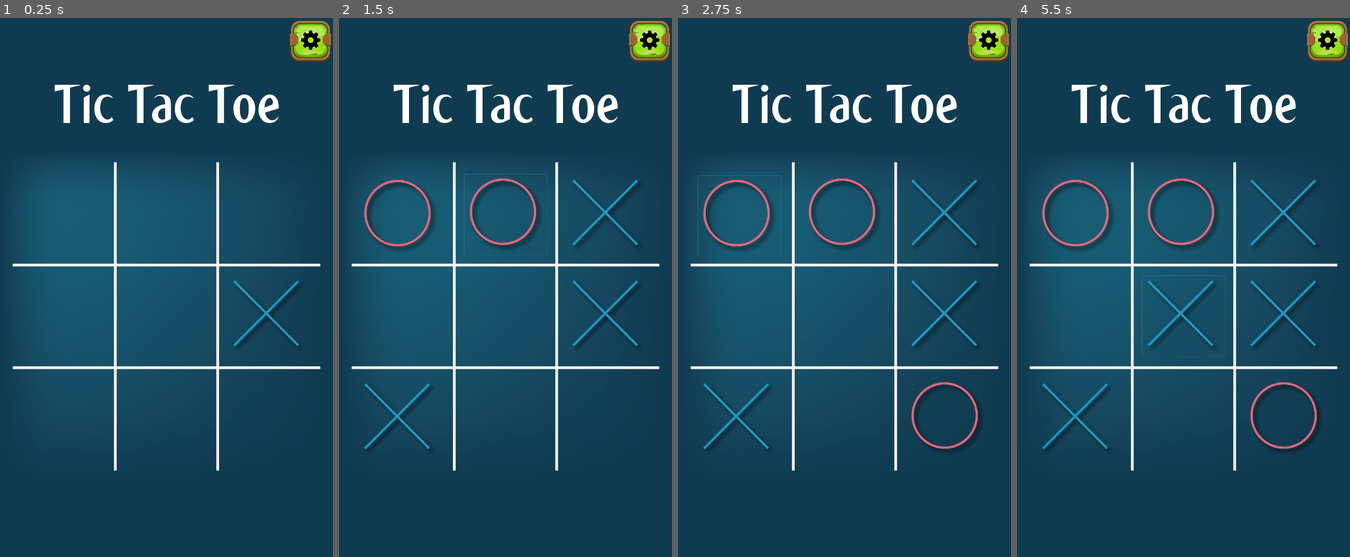
Above: before the commit, frames 1-4 (left to right).
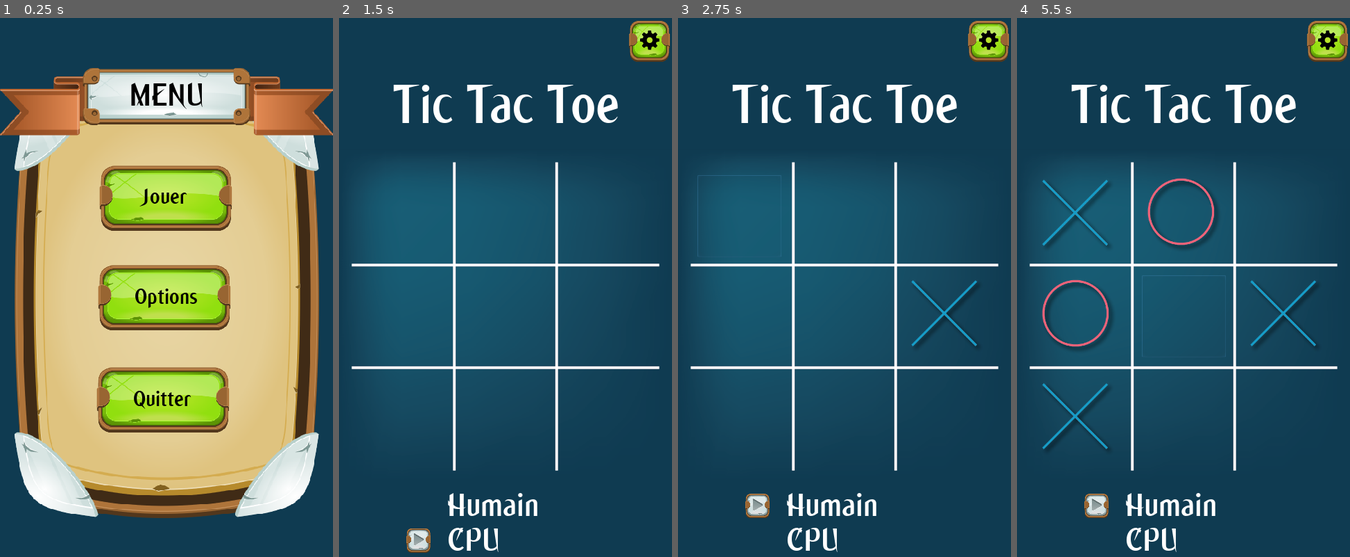
Above: after the commit, the same moments.

Repository: maximemousserin/TicTacToe
Game: Godot game, scene res://root.tscn
The game is run twice, just before and just after one commit, with the same random seed, the same clock (stepped at 60 frames per second) and the same inputs. Before the commit the project starts from res://main.tscn.
Inputs (mouse positions are in pixels of both pictures, inside the frame that each line leads up to):
- Up to frame 1 (0.25 s): no input
- Up to frame 2 (1.5 s): click (398, 217) at 0.52 s; click (505, 217) at 1.27 s
- Up to frame 3 (2.75 s): click (737, 217) at 2 s
- Up to frame 4 (5.5 s): click (1183, 217) at 2.75 s; click (1286, 217) at 3.5 s; click (1076, 314) at 4.25 s; click (1183, 314) at 5 s

The runs differ from the first frame. In frame 1, 74% of the frame differs, in the area x 0-100%, y 0-93%; in frame 2, 3.4%; in frame 3, 3.4%; in frame 4, 3.7%.

Commit message:
modifs

Diff:
--- a/main.gd
+++ /dev/null
@@ -1,119 +0,0 @@
-extends Node
-
-const Globals = preload("res://scripts/globals.gd")
-const Players = Globals.Players
-
-var MinMaxAlgo = preload("res://scripts/minMaxAlgo.gd")
-var RandomAlgo = preload("res://scripts/minMaxAlgo.gd")
-var currentAlgo = RandomAlgo.new()
-
-var humanTurn = false
-var rng = RandomNumberGenerator.new()
-
-var currentPlay = 0
-var currentPlayer = Players.X
-
-func _ready():
-	print("going ready...")
-	initSignals()
-	var cases = get_node("Board/cases").get_children()
-	for case in cases:
-		case.connect("pressed", self, "_on_case_pressed", [case])
-	newGame()
-
-func initSignals() -> void:
-	get_node("UI/btn_menu").connect("pressed", self, "_on_btn_menu_pressed")
-
-func newGame() -> void:
-	rng.randomize()
-	var rdmn = rng.randi_range(0, 1)
-	humanTurn = (rdmn == 1)
-	currentPlay = 0
-	currentPlayer = Players.X
-	enabledBoard()
-	if humanTurn == false:
-		cpuPlay()
-
-func enabledBoard() -> void:
-	var cases = get_node("Board/cases").get_children()
-	for case in cases:
-		case.reset()
-
-func _on_case_pressed(case) -> void:
-	if humanTurn == true:
-		print(case.label + ": pressed")
-		if currentPlay < 9:
-			playMove(case)
-			humanTurn = false
-			cpuPlay()
-	gameStatus()
-
-func cpuPlay() -> void:
-	var cases = get_node("Board/cases").get_children()
-	var cases_null = []
-	for case in cases:
-		if case.player == null:
-			cases_null.append(case)
-	var caseCpu = currentAlgo.findBestMove(cases_null)
-	playMove(caseCpu)
-	humanTurn = true
-
-func playMove(case) -> void:
-	if case.player == null:
-		case.setPlayer(currentPlayer)
-		if currentPlayer == Players.X:
-			currentPlayer = Players.O
-		else:
-			currentPlayer = Players.X
-		currentPlay += 1
-
-func gameStatus() -> void:
-	var winner = getWinner()
-	if winner == Players.X:
-		currentPlay = 9
-		print("Winner: X !")
-	elif winner == Players.O:
-		currentPlay = 9
-		print("Winner: O !")
-	elif currentPlay > 8:
-		print("Draw !")
-	else:
-		print("Game is not over")
-
-func getWinner():
-	var cases = get_node("Board/cases")
-	# horizontales
-	if ( cases.get_node("case01").player == cases.get_node("case02").player
-	&& cases.get_node("case02").player == cases.get_node("case03").player ):
-		return cases.get_node("case01").player
-	if ( cases.get_node("case04").player == cases.get_node("case05").player
-	&& cases.get_node("case05").player == cases.get_node("case06").player ):
-		return cases.get_node("case04").player
-	if ( cases.get_node("case07").player == cases.get_node("case08").player
-	&& cases.get_node("case08").player == cases.get_node("case09").player ):
-		return cases.get_node("case07").player
-
-	# verticales
-	if ( cases.get_node("case01").player == cases.get_node("case04").player
-	&& cases.get_node("case04").player == cases.get_node("case07").player ):
-		return cases.get_node("case01").player
-	if ( cases.get_node("case02").player == cases.get_node("case05").player
-	&& cases.get_node("case05").player == cases.get_node("case08").player ):
-		return cases.get_node("case02").player
-	if ( cases.get_node("case03").player == cases.get_node("case06").player
-	&& cases.get_node("case06").player == cases.get_node("case09").player ):
-		return cases.get_node("case03").player
-
-	# diagonales
-	if ( cases.get_node("case01").player == cases.get_node("case05").player
-	&& cases.get_node("case05").player == cases.get_node("case09").player ):
-		return cases.get_node("case01").player
-	if ( cases.get_node("case03").player == cases.get_node("case05").player
-	&& cases.get_node("case05").player == cases.get_node("case07").player ):
-		return cases.get_node("case03").player
-
-	return null
-
-func _on_btn_menu_pressed() -> void:
-	get_tree().get_current_scene().queue_free()
-	get_tree().change_scene("res://scenes/menu.tscn")
--- a/main.tscn
+++ /dev/null
@@ -1,114 +0,0 @@
-[gd_scene load_steps=7 format=2]
-
-[ext_resource path="res://main.gd" type="Script" id=1]
-[ext_resource path="res://assets/images/background.png" type="Texture" id=2]
-[ext_resource path="res://widgets/case.tscn" type="PackedScene" id=3]
-[ext_resource path="res://UI/btn_menu.tscn" type="PackedScene" id=4]
-[ext_resource path="res://assets/fonts/MING.ttf" type="DynamicFontData" id=5]
-
-[sub_resource type="DynamicFont" id=1]
-size = 80
-font_data = ExtResource( 5 )
-
-[node name="Main" type="Node"]
-script = ExtResource( 1 )
-
-[node name="Board" type="Node" parent="."]
-editor/display_folded = true
-
-[node name="background" type="Sprite" parent="Board"]
-position = Vector2( 0, 189.061 )
-scale = Vector2( 0.8, 0.8 )
-texture = ExtResource( 2 )
-centered = false
-
-[node name="cases" type="Node" parent="Board"]
-
-[node name="case01" parent="Board/cases" instance=ExtResource( 3 )]
-margin_left = 28.0
-margin_top = 225.791
-margin_right = 230.0
-margin_bottom = 421.791
-rect_scale = Vector2( 0.6, 0.6 )
-label = "case01"
-
-[node name="case02" parent="Board/cases" instance=ExtResource( 3 )]
-margin_left = 180.0
-margin_top = 224.152
-margin_right = 382.0
-margin_bottom = 420.152
-rect_scale = Vector2( 0.6, 0.6 )
-label = "case02"
-
-[node name="case03" parent="Board/cases" instance=ExtResource( 3 )]
-margin_left = 328.0
-margin_top = 224.512
-margin_right = 530.0
-margin_bottom = 420.512
-rect_scale = Vector2( 0.6, 0.6 )
-label = "case03"
-
-[node name="case04" parent="Board/cases" instance=ExtResource( 3 )]
-margin_left = 28.0
-margin_top = 369.991
-margin_right = 230.0
-margin_bottom = 565.991
-rect_scale = Vector2( 0.6, 0.6 )
-label = "case04"
-
-[node name="case05" parent="Board/cases" instance=ExtResource( 3 )]
-margin_left = 180.0
-margin_top = 370.27
-margin_right = 382.0
-margin_bottom = 566.27
-rect_scale = Vector2( 0.6, 0.6 )
-label = "case05"
-
-[node name="case06" parent="Board/cases" instance=ExtResource( 3 )]
-margin_left = 328.0
-margin_top = 370.189
-margin_right = 530.0
-margin_bottom = 566.189
-rect_scale = Vector2( 0.6, 0.6 )
-label = "case06"
-
-[node name="case07" parent="Board/cases" instance=ExtResource( 3 )]
-margin_left = 28.0
-margin_top = 518.272
-margin_right = 230.0
-margin_bottom = 714.272
-rect_scale = Vector2( 0.6, 0.6 )
-label = "case07"
-
-[node name="case08" parent="Board/cases" instance=ExtResource( 3 )]
-margin_left = 180.0
-margin_top = 516.83
-margin_right = 382.0
-margin_bottom = 712.83
-rect_scale = Vector2( 0.6, 0.6 )
-label = "case08"
-
-[node name="case09" parent="Board/cases" instance=ExtResource( 3 )]
-margin_left = 328.0
-margin_top = 516.83
-margin_right = 530.0
-margin_bottom = 712.83
-rect_scale = Vector2( 0.6, 0.6 )
-label = "case09"
-
-[node name="UI" type="Node" parent="."]
-
-[node name="btn_menu" parent="UI" instance=ExtResource( 4 )]
-margin_left = 417.678
-margin_top = 3.61013
-margin_right = 84.6785
-margin_bottom = -648.39
-rect_scale = Vector2( 0.4, 0.4 )
-
-[node name="titre" type="Label" parent="UI"]
-margin_left = 78.4985
-margin_top = 74.7335
-margin_right = 413.499
-margin_bottom = 174.733
-custom_fonts/font = SubResource( 1 )
-text = "Tic Tac Toe"
--- a/project.godot
+++ b/project.godot
@@ -16,7 +16,8 @@
 [application]
 
 config/name="TicTacToe"
-run/main_scene="res://main.tscn"
+run/main_scene="res://root.tscn"
+run/low_processor_mode=true
 boot_splash/bg_color=Color( 0.0627451, 0.235294, 0.321569, 1 )
 config/icon="res://assets/images/background.png"
 
--- /dev/null
+++ b/root.gd
@@ -0,0 +1,4 @@
+extends Node
+
+func _ready() -> void:
+	get_tree().change_scene("res://scenes/menu.tscn")
--- /dev/null
+++ b/root.tscn
@@ -0,0 +1,6 @@
+[gd_scene load_steps=2 format=2]
+
+[ext_resource path="res://root.gd" type="Script" id=1]
+
+[node name="root" type="Node"]
+script = ExtResource( 1 )
--- /dev/null
+++ b/scenes/game.gd
@@ -0,0 +1,143 @@
+extends Node
+
+const Globals = preload("res://scripts/globals.gd")
+const Players = Globals.Players
+
+var GameResult = preload("res://scenes/game_result.tscn")
+var game_result = GameResult.instance()
+
+var MinMaxAlgo = preload("res://scripts/minMaxAlgo.gd")
+var RandomAlgo = preload("res://scripts/minMaxAlgo.gd")
+var currentAlgo = RandomAlgo.new()
+
+var humanTurn = false
+var rng = RandomNumberGenerator.new()
+
+var player_name
+var cpu_name
+
+var currentPlay = 0
+var currentPlayer = Players.X
+
+func _ready():
+	print("going ready...")
+	player_name = get_node("UI/player_name")
+	cpu_name = get_node("UI/cpu_name")
+	initSignals()
+	var cases = get_node("Board/cases").get_children()
+	for case in cases:
+		case.connect("pressed", self, "_on_case_pressed", [case])
+	newGame()
+
+func initSignals() -> void:
+	get_node("UI/btn_menu").connect("pressed", self, "_on_btn_menu_pressed")
+
+func newGame() -> void:
+	rng.randomize()
+	var rdmn = rng.randi_range(0, 1)
+	humanTurn = (rdmn == 1)
+	currentPlay = 0
+	currentPlayer = Players.X
+	enabledBoard()
+	if humanTurn == false:
+		cpuPlay()
+
+func updatePlayersNameIndicator() -> void:
+	if humanTurn == true:
+		player_name.showSprite()
+		cpu_name.hideSprite()
+	else:
+		player_name.hideSprite()
+		cpu_name.showSprite()
+
+func enabledBoard() -> void:
+	updatePlayersNameIndicator()
+	var cases = get_node("Board/cases").get_children()
+	for case in cases:
+		case.reset()
+
+func _on_case_pressed(case) -> void:
+	if humanTurn == true:
+		print(case.label + ": pressed")
+		if currentPlay < 9:
+			playMove(case)
+			humanTurn = false
+			updatePlayersNameIndicator()
+			cpuPlay()
+
+func cpuPlay() -> void:
+	if currentPlay < 9:
+		yield(get_tree().create_timer(1.0), "timeout")
+		var cases = get_node("Board/cases").get_children()
+		var cases_null = []
+		for case in cases:
+			if case.player == null:
+				cases_null.append(case)
+		var caseCpu = currentAlgo.findBestMove(cases_null)
+		playMove(caseCpu)
+		humanTurn = true
+		updatePlayersNameIndicator()
+
+func playMove(case) -> void:
+	if case.player == null:
+		case.setPlayer(currentPlayer)
+		if currentPlayer == Players.X:
+			currentPlayer = Players.O
+		else:
+			currentPlayer = Players.X
+		currentPlay += 1
+	gameStatus()
+
+func gameStatus() -> void:
+	var winner = getWinner()
+	if winner != null:
+		var winner_name = ("Humain" if humanTurn else "CPU")
+		if winner == Players.X:
+			currentPlay = 9
+			game_result.get_node("message").text = "Victoire de " + winner_name + " avec les X !"
+		elif winner == Players.O:
+			currentPlay = 9
+			game_result.get_node("message").text = "Victoire de " + winner_name + " avec les O !"
+		elif currentPlay > 8:
+			game_result.get_node("message").text = "Match nul !"
+
+		yield(get_tree().create_timer(1.0), "timeout")
+		get_tree().get_root().add_child(game_result)
+
+func getWinner():
+	var cases = get_node("Board/cases")
+	# horizontales
+	if ( cases.get_node("case01").player == cases.get_node("case02").player
+	&& cases.get_node("case02").player == cases.get_node("case03").player ):
+		return cases.get_node("case01").player
+	if ( cases.get_node("case04").player == cases.get_node("case05").player
+	&& cases.get_node("case05").player == cases.get_node("case06").player ):
+		return cases.get_node("case04").player
+	if ( cases.get_node("case07").player == cases.get_node("case08").player
+	&& cases.get_node("case08").player == cases.get_node("case09").player ):
+		return cases.get_node("case07").player
+
+	# verticales
+	if ( cases.get_node("case01").player == cases.get_node("case04").player
+	&& cases.get_node("case04").player == cases.get_node("case07").player ):
+		return cases.get_node("case01").player
+	if ( cases.get_node("case02").player == cases.get_node("case05").player
+	&& cases.get_node("case05").player == cases.get_node("case08").player ):
+		return cases.get_node("case02").player
+	if ( cases.get_node("case03").player == cases.get_node("case06").player
+	&& cases.get_node("case06").player == cases.get_node("case09").player ):
+		return cases.get_node("case03").player
+
+	# diagonales
+	if ( cases.get_node("case01").player == cases.get_node("case05").player
+	&& cases.get_node("case05").player == cases.get_node("case09").player ):
+		return cases.get_node("case01").player
+	if ( cases.get_node("case03").player == cases.get_node("case05").player
+	&& cases.get_node("case05").player == cases.get_node("case07").player ):
+		return cases.get_node("case03").player
+
+	return null
+
+func _on_btn_menu_pressed() -> void:
+	queue_free()
+	get_tree().change_scene("res://scenes/menu.tscn")
--- /dev/null
+++ b/scenes/game.tscn
@@ -0,0 +1,129 @@
+[gd_scene load_steps=9 format=2]
+
+[ext_resource path="res://scenes/game.gd" type="Script" id=1]
+[ext_resource path="res://assets/images/background.png" type="Texture" id=2]
+[ext_resource path="res://widgets/case.tscn" type="PackedScene" id=3]
+[ext_resource path="res://UI/btn_menu.tscn" type="PackedScene" id=4]
+[ext_resource path="res://assets/fonts/MING.ttf" type="DynamicFontData" id=5]
+[ext_resource path="res://widgets/player_placeholder.tscn" type="PackedScene" id=6]
+[ext_resource path="res://assets/musics/Puzzle_Dreams.ogg" type="AudioStream" id=7]
+
+[sub_resource type="DynamicFont" id=1]
+size = 80
+font_data = ExtResource( 5 )
+
+[node name="Main" type="Node"]
+script = ExtResource( 1 )
+
+[node name="Board" type="Node" parent="."]
+editor/display_folded = true
+
+[node name="background" type="Sprite" parent="Board"]
+position = Vector2( 0, 189.061 )
+scale = Vector2( 0.8, 0.8 )
+texture = ExtResource( 2 )
+centered = false
+
+[node name="cases" type="Node" parent="Board"]
+
+[node name="case01" parent="Board/cases" instance=ExtResource( 3 )]
+margin_left = 28.0
+margin_top = 225.791
+margin_right = 230.0
+margin_bottom = 421.791
+rect_scale = Vector2( 0.6, 0.6 )
+label = "case01"
+
+[node name="case02" parent="Board/cases" instance=ExtResource( 3 )]
+margin_left = 180.0
+margin_top = 224.152
+margin_right = 382.0
+margin_bottom = 420.152
+rect_scale = Vector2( 0.6, 0.6 )
+label = "case02"
+
+[node name="case03" parent="Board/cases" instance=ExtResource( 3 )]
+margin_left = 328.0
+margin_top = 224.512
+margin_right = 530.0
+margin_bottom = 420.512
+rect_scale = Vector2( 0.6, 0.6 )
+label = "case03"
+
+[node name="case04" parent="Board/cases" instance=ExtResource( 3 )]
+margin_left = 28.0
+margin_top = 369.991
+margin_right = 230.0
+margin_bottom = 565.991
+rect_scale = Vector2( 0.6, 0.6 )
+label = "case04"
+
+[node name="case05" parent="Board/cases" instance=ExtResource( 3 )]
+margin_left = 180.0
+margin_top = 370.27
+margin_right = 382.0
+margin_bottom = 566.27
+rect_scale = Vector2( 0.6, 0.6 )
+label = "case05"
+
+[node name="case06" parent="Board/cases" instance=ExtResource( 3 )]
+margin_left = 328.0
+margin_top = 370.189
+margin_right = 530.0
+margin_bottom = 566.189
+rect_scale = Vector2( 0.6, 0.6 )
+label = "case06"
+
+[node name="case07" parent="Board/cases" instance=ExtResource( 3 )]
+margin_left = 28.0
+margin_top = 518.272
+margin_right = 230.0
+margin_bottom = 714.272
+rect_scale = Vector2( 0.6, 0.6 )
+label = "case07"
+
+[node name="case08" parent="Board/cases" instance=ExtResource( 3 )]
+margin_left = 180.0
+margin_top = 516.83
+margin_right = 382.0
+margin_bottom = 712.83
+rect_scale = Vector2( 0.6, 0.6 )
+label = "case08"
+
+[node name="case09" parent="Board/cases" instance=ExtResource( 3 )]
+margin_left = 328.0
+margin_top = 516.83
+margin_right = 530.0
+margin_bottom = 712.83
+rect_scale = Vector2( 0.6, 0.6 )
+label = "case09"
+
+[node name="UI" type="Node" parent="."]
+
+[node name="btn_menu" parent="UI" instance=ExtResource( 4 )]
+margin_left = 417.678
+margin_top = 3.61013
+margin_right = 84.6785
+margin_bottom = -648.39
+rect_scale = Vector2( 0.4, 0.4 )
+
+[node name="titre" type="Label" parent="UI"]
+margin_left = 78.4985
+margin_top = 74.7335
+margin_right = 413.499
+margin_bottom = 174.733
+custom_fonts/font = SubResource( 1 )
+text = "Tic Tac Toe"
+
+[node name="player_name" parent="UI" instance=ExtResource( 6 )]
+position = Vector2( 84.411, 671.215 )
+playerName = "Humain"
+
+[node name="cpu_name" parent="UI" instance=ExtResource( 6 )]
+position = Vector2( 84.411, 721.031 )
+playerName = "CPU"
+
+[node name="AudioStreamPlayer" type="AudioStreamPlayer" parent="."]
+stream = ExtResource( 7 )
+volume_db = -15.0
+autoplay = true
--- /dev/null
+++ b/scenes/game_result.gd
@@ -0,0 +1,8 @@
+extends Node
+
+func _ready() -> void:
+	get_node("btn_rejouer").connect("pressed", self, "_on_btn_rejouer_pressed")
+
+func _on_btn_rejouer_pressed() -> void:
+	queue_free()
+	get_tree().change_scene("res://scenes/game.tscn")
--- /dev/null
+++ b/scenes/game_result.tscn
@@ -0,0 +1,63 @@
+[gd_scene load_steps=8 format=2]
+
+[ext_resource path="res://scenes/game_result.gd" type="Script" id=1]
+[ext_resource path="res://assets/images/panel.png" type="Texture" id=2]
+[ext_resource path="res://assets/fonts/MING.ttf" type="DynamicFontData" id=3]
+[ext_resource path="res://assets/fonts/font_ming.tres" type="DynamicFont" id=4]
+[ext_resource path="res://widgets/ButtonNormal.tscn" type="PackedScene" id=5]
+
+[sub_resource type="DynamicFont" id=1]
+size = 32
+font_data = ExtResource( 3 )
+
+[sub_resource type="DynamicFont" id=2]
+size = 32
+font_data = ExtResource( 3 )
+
+[node name="root" type="Node"]
+script = ExtResource( 1 )
+
+[node name="ColorRect" type="ColorRect" parent="."]
+margin_right = 480.0
+margin_bottom = 800.0
+color = Color( 0.0150757, 0, 0.148438, 1 )
+
+[node name="panel" type="Sprite" parent="."]
+position = Vector2( 238.768, 394.182 )
+texture = ExtResource( 2 )
+
+[node name="titre" type="Label" parent="."]
+margin_left = 175.71
+margin_top = 89.3175
+margin_right = 309.71
+margin_bottom = 129.318
+custom_fonts/font = SubResource( 1 )
+custom_colors/font_color = Color( 0, 0, 0, 1 )
+text = "Tic Tac Toe"
+
+[node name="message" type="Label" parent="."]
+margin_left = 118.0
+margin_top = 225.0
+margin_right = 365.0
+margin_bottom = 390.0
+custom_fonts/font = ExtResource( 4 )
+custom_colors/font_color = Color( 0, 0, 0, 1 )
+text = "Victoire de Humain !"
+align = 1
+valign = 1
+autowrap = true
+
+[node name="btn_rejouer" parent="." instance=ExtResource( 5 )]
+margin_left = 142.0
+margin_top = 458.0
+margin_right = -146.0
+margin_bottom = -248.0
+
+[node name="btn_rejouer_label" type="Label" parent="btn_rejouer"]
+margin_left = 52.0001
+margin_top = 24.0
+margin_right = 144.0
+margin_bottom = 64.0
+custom_fonts/font = SubResource( 2 )
+custom_colors/font_color = Color( 0, 0, 0, 1 )
+text = "Rejouer"
--- a/scenes/menu.gd
+++ b/scenes/menu.gd
@@ -9,7 +9,7 @@
 
 func _on_btn_jouer_pressed() -> void:
 	get_tree().get_current_scene().queue_free()
-	get_tree().change_scene("res://main.tscn")
+	get_tree().change_scene("res://scenes/game.tscn")
 
 func _on_btn_quitter_pressed() -> void:
 	get_tree().quit()
--- /dev/null
+++ b/widgets/player_placeholder.gd
@@ -0,0 +1,13 @@
+extends Node2D
+
+export var playerName = "PlayerName"
+
+func _ready() -> void:
+	get_node("Label").text = playerName
+	hideSprite()
+
+func hideSprite() -> void:
+	get_node("Sprite").hide()
+
+func showSprite() -> void:
+	get_node("Sprite").show()
--- /dev/null
+++ b/widgets/player_placeholder.tscn
@@ -0,0 +1,21 @@
+[gd_scene load_steps=4 format=2]
+
+[ext_resource path="res://widgets/player_placeholder.gd" type="Script" id=1]
+[ext_resource path="res://assets/images/button_arrow_right.png" type="Texture" id=2]
+[ext_resource path="res://assets/fonts/font_ming.tres" type="DynamicFont" id=3]
+
+[node name="player_name" type="Node2D"]
+script = ExtResource( 1 )
+
+[node name="Sprite" type="Sprite" parent="."]
+position = Vector2( 12.635, 12.635 )
+scale = Vector2( 0.2, 0.2 )
+texture = ExtResource( 2 )
+centered = false
+
+[node name="Label" type="Label" parent="."]
+margin_left = 72.0
+margin_right = 288.0
+margin_bottom = 60.0
+custom_fonts/font = ExtResource( 3 )
+text = "Player name"
Binary file added: assets/images/button_arrow_right.png
Not shown, added: assets/images/button_arrow_right.png.import
Not shown, added: assets/musics/Puzzle_Dreams.ogg.import
Not shown, changed: export_presets.cfg
Not shown, changed: TicTacToe.apk
Not shown, added: assets/musics/Puzzle_Dreams.ogg
